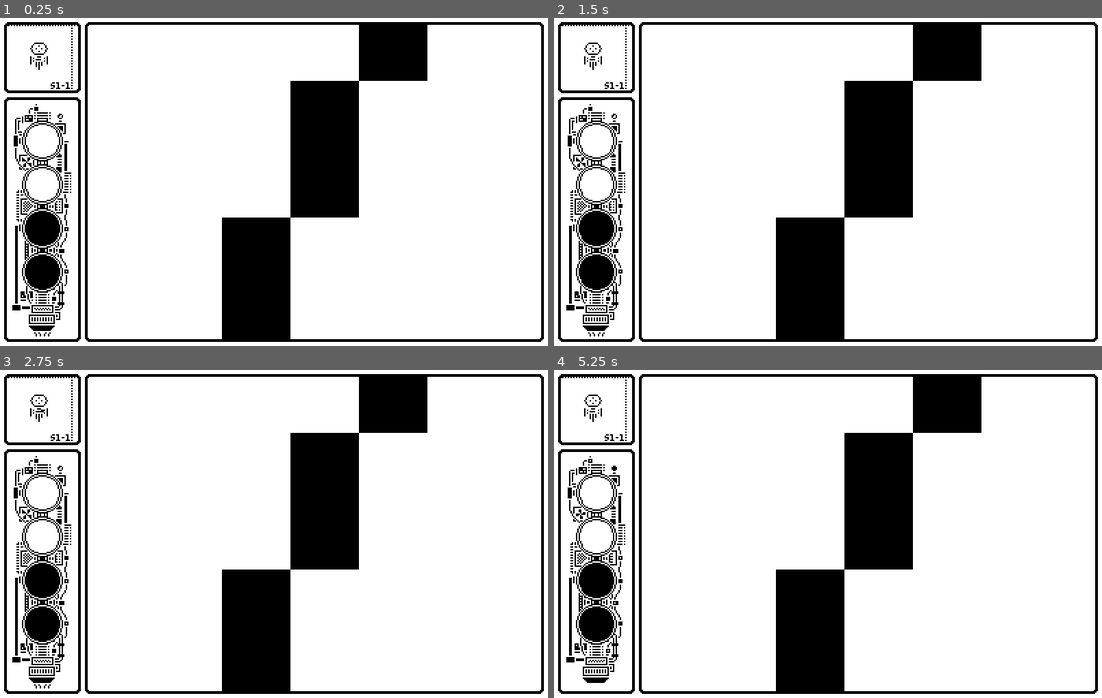
Above: before the commit, frames 1-4 (two rows, left to right).
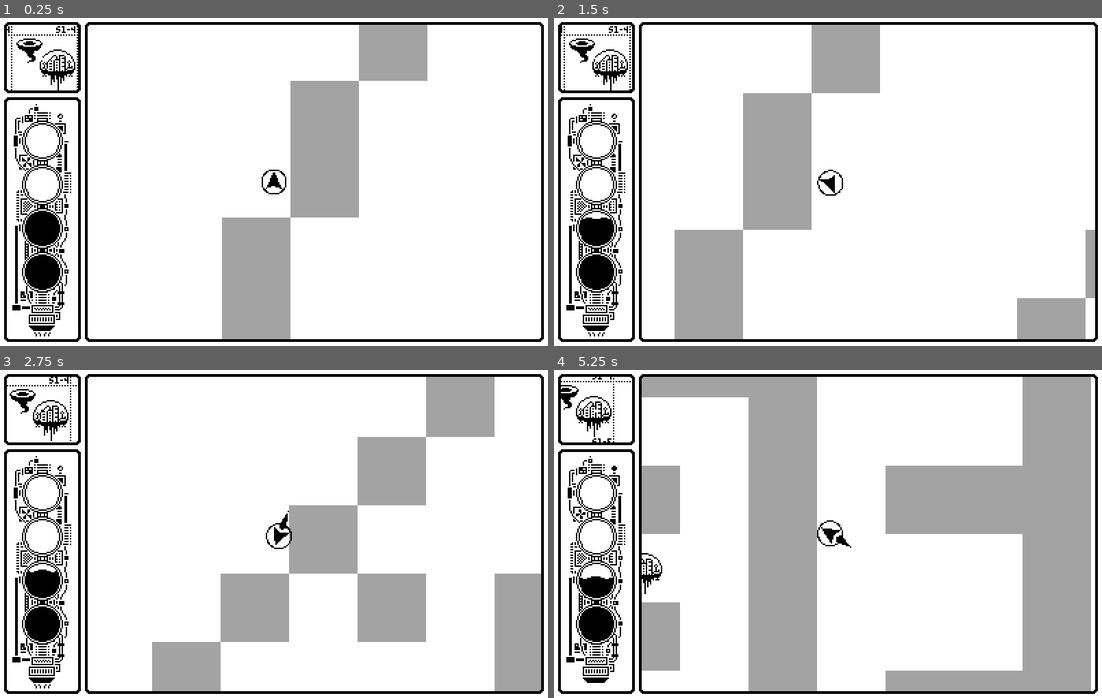
Above: after the commit, the same moments.

Repository: aqemery/voyage-home
Game: Godot game, scene res://root.tscn
Same seed, same stepped clock (60 frames per second), same inputs: the game is played once before the commit and once after it.
Inputs:
- Up to frame 1 (0.25 s): no input
- Up to frame 2 (1.5 s): hold Right (ui_right) 0.53-1.28 s; hold X (fire) 0.53-1.28 s; hold Left (ui_left) from 1.28 s (still down); tap X (fire) at 1.35 s
- Up to frame 3 (2.75 s): release Left (ui_left) at 2.03 s; hold Right (ui_right) from 2.03 s (still down); hold X (fire) from 2.03 s (still down)
- Up to frame 4 (5.25 s): release X (fire) at 2.78 s; tap X (fire) at 2.85, 4.35 s; release Right (ui_right) at 3.53 s; hold X (fire) 3.53-4.28 s; hold Left (ui_left) from 3.53 s (still down); hold X (fire) from 5.03 s (still down)

The runs differ from the first frame. In frame 1, 13% of the frame differs, in the area x 1-78%, y 2-98%; in frame 2, 26%; in frame 3, 25%; in frame 4, 44%, in the area x 1-98%, y 2-98%.
Error before the commit: Parse Error: Preload file "res://objects/bread_crumb.tscn" does not exist. (res://singletons/object_maker.gd:3)

Commit message:
add collisions

Diff:
--- a/emmiter.tscn
+++ /dev/null
@@ -1,136 +0,0 @@
-[gd_scene load_steps=18 format=3 uid="uid://dtjpe3yiqelvp"]
-
-[sub_resource type="RectangleShape2D" id="RectangleShape2D_4c1pv"]
-
-[sub_resource type="CompressedTexture2D" id="CompressedTexture2D_5lodn"]
-load_path = "res://.godot/imported/emmiter-all.png-fd6f2f330a299556220c4e9677519ec2.ctex"
-
-[sub_resource type="AtlasTexture" id="AtlasTexture_qs7te"]
-atlas = SubResource("CompressedTexture2D_5lodn")
-region = Rect2(0, 0, 20, 20)
-
-[sub_resource type="AtlasTexture" id="AtlasTexture_72l2y"]
-atlas = SubResource("CompressedTexture2D_5lodn")
-region = Rect2(20, 0, 20, 20)
-
-[sub_resource type="AtlasTexture" id="AtlasTexture_injps"]
-atlas = SubResource("CompressedTexture2D_5lodn")
-region = Rect2(40, 0, 20, 20)
-
-[sub_resource type="AtlasTexture" id="AtlasTexture_cju8n"]
-atlas = SubResource("CompressedTexture2D_5lodn")
-region = Rect2(60, 0, 20, 20)
-
-[sub_resource type="AtlasTexture" id="AtlasTexture_pq1wp"]
-atlas = SubResource("CompressedTexture2D_5lodn")
-region = Rect2(0, 0, 20, 20)
-
-[sub_resource type="AtlasTexture" id="AtlasTexture_s16d0"]
-atlas = SubResource("CompressedTexture2D_5lodn")
-region = Rect2(80, 0, 20, 20)
-
-[sub_resource type="AtlasTexture" id="AtlasTexture_4k652"]
-atlas = SubResource("CompressedTexture2D_5lodn")
-region = Rect2(100, 0, 20, 20)
-
-[sub_resource type="AtlasTexture" id="AtlasTexture_taphu"]
-atlas = SubResource("CompressedTexture2D_5lodn")
-region = Rect2(100, 0, 20, 20)
-
-[sub_resource type="AtlasTexture" id="AtlasTexture_7cj2c"]
-atlas = SubResource("CompressedTexture2D_5lodn")
-region = Rect2(80, 0, 20, 20)
-
-[sub_resource type="AtlasTexture" id="AtlasTexture_3lr63"]
-atlas = SubResource("CompressedTexture2D_5lodn")
-region = Rect2(60, 0, 20, 20)
-
-[sub_resource type="AtlasTexture" id="AtlasTexture_av744"]
-atlas = SubResource("CompressedTexture2D_5lodn")
-region = Rect2(100, 0, 20, 20)
-
-[sub_resource type="AtlasTexture" id="AtlasTexture_l4ioy"]
-atlas = SubResource("CompressedTexture2D_5lodn")
-region = Rect2(120, 0, 20, 20)
-
-[sub_resource type="AtlasTexture" id="AtlasTexture_k1h3t"]
-atlas = SubResource("CompressedTexture2D_5lodn")
-region = Rect2(140, 0, 20, 20)
-
-[sub_resource type="AtlasTexture" id="AtlasTexture_3oohy"]
-atlas = SubResource("CompressedTexture2D_5lodn")
-region = Rect2(160, 0, 20, 20)
-
-[sub_resource type="SpriteFrames" id="SpriteFrames_kwdxf"]
-animations = [{
-"frames": [{
-"duration": 1.0,
-"texture": SubResource("AtlasTexture_qs7te")
-}, {
-"duration": 1.0,
-"texture": SubResource("AtlasTexture_72l2y")
-}, {
-"duration": 1.0,
-"texture": SubResource("AtlasTexture_injps")
-}, {
-"duration": 1.0,
-"texture": SubResource("AtlasTexture_cju8n")
-}],
-"loop": true,
-"name": &"default",
-"speed": 5.0
-}, {
-"frames": [{
-"duration": 1.0,
-"texture": SubResource("AtlasTexture_pq1wp")
-}, {
-"duration": 1.0,
-"texture": SubResource("AtlasTexture_s16d0")
-}, {
-"duration": 1.0,
-"texture": SubResource("AtlasTexture_4k652")
-}],
-"loop": true,
-"name": &"rotate",
-"speed": 5.0
-}, {
-"frames": [{
-"duration": 1.0,
-"texture": SubResource("AtlasTexture_taphu")
-}, {
-"duration": 1.0,
-"texture": SubResource("AtlasTexture_7cj2c")
-}, {
-"duration": 1.0,
-"texture": SubResource("AtlasTexture_3lr63")
-}],
-"loop": true,
-"name": &"rotate_back",
-"speed": 5.0
-}, {
-"frames": [{
-"duration": 1.0,
-"texture": SubResource("AtlasTexture_av744")
-}, {
-"duration": 1.0,
-"texture": SubResource("AtlasTexture_l4ioy")
-}, {
-"duration": 1.0,
-"texture": SubResource("AtlasTexture_k1h3t")
-}, {
-"duration": 1.0,
-"texture": SubResource("AtlasTexture_3oohy")
-}],
-"loop": true,
-"name": &"square",
-"speed": 5.0
-}]
-
-[node name="emmiter" type="RigidBody2D"]
-
-[node name="CollisionShape2D" type="CollisionShape2D" parent="."]
-shape = SubResource("RectangleShape2D_4c1pv")
-
-[node name="AnimatedSprite2D" type="AnimatedSprite2D" parent="."]
-sprite_frames = SubResource("SpriteFrames_kwdxf")
-frame_progress = 0.796806
--- a/objects/home.tscn
+++ b/objects/city.tscn
@@ -38,7 +38,16 @@
 "speed": 4.0
 }]
 
-[node name="home" type="AnimatedSprite2D"]
+[sub_resource type="CircleShape2D" id="CircleShape2D_qr1rc"]
+radius = 15.0
+
+[node name="city" type="AnimatedSprite2D"]
 sprite_frames = SubResource("SpriteFrames_laaqn")
 autoplay = "default"
 frame_progress = 0.485311
+
+[node name="StaticBody2D" type="StaticBody2D" parent="." groups=["city", "refuel"]]
+
+[node name="CollisionShape2D" type="CollisionShape2D" parent="StaticBody2D"]
+position = Vector2(-1, -1)
+shape = SubResource("CircleShape2D_qr1rc")
--- a/objects/fuel_tank.gd
+++ b/objects/fuel_tank.gd
@@ -26,7 +26,7 @@
     for i in range(4):
         var f = fuel - i
 
-        var t:AnimatedSprite2D = tanks[i]
+        var t: AnimatedSprite2D = tanks[i]
         var a = str(int(max(min(5, f * 5), 0)))
 
         if t.animation != a:
@@ -49,9 +49,6 @@
             #t.play("0")
 
 
-
-
-
     ##var current_tank =
     #
     #tank_1.play(str(int(fuel)))
--- a/objects/gravity_well.tscn
+++ b/objects/gravity_well.tscn
@@ -1,10 +1,13 @@
-[gd_scene load_steps=4 format=3 uid="uid://bvmf1a2rfl5ok"]
+[gd_scene load_steps=5 format=3 uid="uid://bvmf1a2rfl5ok"]
 
 [ext_resource type="Script" path="res://objects/gravity_well.gd" id="1_3fef5"]
 [ext_resource type="PackedScene" uid="uid://ddhyaqvpyuxlr" path="res://objects/wormhole.tscn" id="2_k0x43"]
 
 [sub_resource type="CircleShape2D" id="CircleShape2D_xmchq"]
 radius = 90.0056
+
+[sub_resource type="CircleShape2D" id="CircleShape2D_o8keh"]
+radius = 5.0
 
 [node name="gravity_well" type="Area2D"]
 collision_layer = 0
@@ -22,3 +25,9 @@
 shape = SubResource("CircleShape2D_xmchq")
 
 [node name="wormhole" parent="." instance=ExtResource("2_k0x43")]
+position = Vector2(-1, 4)
+
+[node name="StaticBody2D" type="StaticBody2D" parent="." groups=["wormhole"]]
+
+[node name="CollisionShape2D" type="CollisionShape2D" parent="StaticBody2D"]
+shape = SubResource("CircleShape2D_o8keh")
--- a/objects/level.tscn
+++ b/objects/level.tscn
@@ -1,29 +1,22 @@
 [gd_scene load_steps=11 format=3 uid="uid://dhoyuwma1no8p"]
 
 [ext_resource type="Texture2D" uid="uid://dwqsryom40ky0" path="res://images/sectors.png" id="1_nsxt5"]
+[ext_resource type="PackedScene" uid="uid://jql6epjymvaq" path="res://sector_hazard/level_bounds.tscn" id="1_wvhr3"]
 [ext_resource type="PackedScene" uid="uid://bo5awully4anc" path="res://objects/ship.tscn" id="3_plpeq"]
 [ext_resource type="PackedScene" uid="uid://ddhyaqvpyuxlr" path="res://objects/wormhole.tscn" id="4_17cap"]
 [ext_resource type="PackedScene" uid="uid://bvmf1a2rfl5ok" path="res://objects/gravity_well.tscn" id="5_nr162"]
+[ext_resource type="PackedScene" uid="uid://df6h2p5lgbmqd" path="res://sector_hazard/enemy.tscn" id="6_153ee"]
+[ext_resource type="PackedScene" uid="uid://jtnqlgpyj3ve" path="res://sector_hazard/nebula.tscn" id="6_sqw2p"]
 [ext_resource type="PackedScene" uid="uid://cc6xhoijoxgjp" path="res://objects/gravity_push.tscn" id="7_4447a"]
-[ext_resource type="PackedScene" uid="uid://mkmkg6tdcxjf" path="res://objects/home.tscn" id="8_3j7t7"]
-
-[sub_resource type="SegmentShape2D" id="SegmentShape2D_d11w2"]
-b = Vector2(16854, 2.08165e-12)
-
-[sub_resource type="SegmentShape2D" id="SegmentShape2D_l5118"]
-b = Vector2(16854, 2.08165e-12)
-
-[sub_resource type="SegmentShape2D" id="SegmentShape2D_r77nm"]
-a = Vector2(2.08165e-12, 2.08165e-12)
-b = Vector2(2.08165e-12, 16854)
-
-[sub_resource type="SegmentShape2D" id="SegmentShape2D_mme05"]
-a = Vector2(2.08165e-12, 16854)
-b = Vector2(16854, 16854)
+[ext_resource type="PackedScene" uid="uid://mkmkg6tdcxjf" path="res://objects/city.tscn" id="8_3j7t7"]
+[ext_resource type="PackedScene" uid="uid://cwpug41afcile" path="res://sector_hazard/asteroid.tscn" id="8_5x2c6"]
 
 [node name="level" type="Node"]
 
+[node name="level_bounds" parent="." instance=ExtResource("1_wvhr3")]
+
 [node name="Sectors" type="Sprite2D" parent="."]
+modulate = Color(1, 1, 1, 0.360784)
 position = Vector2(-2550, -2600)
 scale = Vector2(50, 50)
 texture = ExtResource("1_nsxt5")
@@ -32,46 +25,113 @@
 [node name="Camera2D" type="Camera2D" parent="."]
 
 [node name="wormhole" parent="." instance=ExtResource("4_17cap")]
-position = Vector2(315, 85)
+position = Vector2(618, 294)
 frame_progress = 0.538346
-
-[node name="gravity_push" parent="." instance=ExtResource("7_4447a")]
-position = Vector2(3078, 12557)
-
-[node name="home" parent="." instance=ExtResource("8_3j7t7")]
-position = Vector2(4075, 13078)
-
-[node name="gravity_well" parent="." instance=ExtResource("5_nr162")]
-position = Vector2(707, 13566)
 
 [node name="ship" parent="." instance=ExtResource("3_plpeq")]
 position = Vector2(3538, 12874)
 
-[node name="StaticBody2D" type="StaticBody2D" parent="."]
-collision_layer = 7
-collision_mask = 7
+[node name="Ports" type="Node" parent="."]
 
-[node name="CollisionShape2D" type="CollisionShape2D" parent="StaticBody2D"]
-shape = SubResource("SegmentShape2D_d11w2")
-one_way_collision_margin = 0.0
+[node name="city5-1" parent="Ports" instance=ExtResource("8_3j7t7")]
+position = Vector2(13625, 3023)
 
-[node name="StaticBody2D2" type="StaticBody2D" parent="."]
-collision_layer = 7
-collision_mask = 7
+[node name="city2-0" parent="Ports" instance=ExtResource("8_3j7t7")]
+position = Vector2(6077, 1327)
 
-[node name="CollisionShape2D" type="CollisionShape2D" parent="StaticBody2D2"]
-shape = SubResource("SegmentShape2D_l5118")
+[node name="city2-3" parent="Ports" instance=ExtResource("8_3j7t7")]
+position = Vector2(5527, 8525)
 
-[node name="StaticBody2D3" type="StaticBody2D" parent="."]
-collision_layer = 7
-collision_mask = 7
+[node name="city1-5" parent="Ports" instance=ExtResource("8_3j7t7")]
+position = Vector2(4075, 13078)
 
-[node name="CollisionShape2D" type="CollisionShape2D" parent="StaticBody2D3"]
-shape = SubResource("SegmentShape2D_r77nm")
+[node name="city3-2" parent="Ports" instance=ExtResource("8_3j7t7")]
+position = Vector2(8425, 5826)
 
-[node name="StaticBody2D4" type="StaticBody2D" parent="."]
-collision_layer = 7
-collision_mask = 7
+[node name="s1-5" type="Node" parent="."]
 
-[node name="CollisionShape2D" type="CollisionShape2D" parent="StaticBody2D4"]
-shape = SubResource("SegmentShape2D_mme05")
+[node name="Nebulas" type="Node" parent="."]
+
+[node name="nebula5-3" parent="Nebulas" instance=ExtResource("6_sqw2p")]
+position = Vector2(12040, 7224)
+
+[node name="nebula6-3" parent="Nebulas" instance=ExtResource("6_sqw2p")]
+position = Vector2(9632, 7224)
+
+[node name="nebula4-3" parent="Nebulas" instance=ExtResource("6_sqw2p")]
+position = Vector2(14448, 7224)
+
+[node name="nebula3-3" parent="Nebulas" instance=ExtResource("6_sqw2p")]
+position = Vector2(7224, 7224)
+
+[node name="nebula1-2" parent="Nebulas" instance=ExtResource("6_sqw2p")]
+position = Vector2(2408, 4816)
+
+[node name="Asteroids" type="Node" parent="."]
+
+[node name="asteroid4-6" parent="Asteroids" instance=ExtResource("8_5x2c6")]
+position = Vector2(9632, 14448)
+
+[node name="asteroid5-6" parent="Asteroids" instance=ExtResource("8_5x2c6")]
+position = Vector2(12040, 14448)
+
+[node name="asteroid4-0" parent="Asteroids" instance=ExtResource("8_5x2c6")]
+position = Vector2(9632, 4.1633e-12)
+
+[node name="asteroid4-4" parent="Asteroids" instance=ExtResource("8_5x2c6")]
+position = Vector2(9632, 9632)
+
+[node name="asteroid4-5" parent="Asteroids" instance=ExtResource("8_5x2c6")]
+position = Vector2(9632, 12040)
+
+[node name="Enemies" type="Node" parent="."]
+
+[node name="enemy5-0" parent="Enemies" instance=ExtResource("6_153ee")]
+position = Vector2(12040, 0)
+
+[node name="enemy6-1" parent="Enemies" instance=ExtResource("6_153ee")]
+position = Vector2(14448, 2408)
+
+[node name="enemy6-2" parent="Enemies" instance=ExtResource("6_153ee")]
+position = Vector2(14448, 4816)
+
+[node name="enemy4-1" parent="Enemies" instance=ExtResource("6_153ee")]
+position = Vector2(9632, 2408)
+
+[node name="enemy3-1" parent="Enemies" instance=ExtResource("6_153ee")]
+position = Vector2(7224, 2408)
+
+[node name="enemy0-1" parent="Enemies" instance=ExtResource("6_153ee")]
+position = Vector2(2.08165e-12, 2408)
+
+[node name="enemy0-2" parent="Enemies" instance=ExtResource("6_153ee")]
+position = Vector2(0, 4816)
+
+[node name="enemy2-6" parent="Enemies" instance=ExtResource("6_153ee")]
+position = Vector2(4824, 14426)
+
+[node name="enemy6-4" parent="Enemies" instance=ExtResource("6_153ee")]
+position = Vector2(14448, 9632)
+
+[node name="enemy5-5" parent="Enemies" instance=ExtResource("6_153ee")]
+position = Vector2(12040, 12040)
+
+[node name="enemy5-6" parent="Enemies" instance=ExtResource("6_153ee")]
+position = Vector2(14448, 14448)
+
+[node name="wormholes" type="Node" parent="."]
+
+[node name="gravity_push2" parent="wormholes" instance=ExtResource("7_4447a")]
+position = Vector2(15932, 12714)
+
+[node name="gravity_well2" parent="wormholes" instance=ExtResource("5_nr162")]
+position = Vector2(14975, 570)
+
+[node name="gravity_push" parent="wormholes" instance=ExtResource("7_4447a")]
+position = Vector2(8427, 15488)
+
+[node name="gravity_push3" parent="wormholes" instance=ExtResource("7_4447a")]
+position = Vector2(3078, 12557)
+
+[node name="gravity_well" parent="wormholes" instance=ExtResource("5_nr162")]
+position = Vector2(732, 13688)
--- a/objects/ship.gd
+++ b/objects/ship.gd
@@ -23,14 +23,14 @@
 func _on_timeout():
     ObjectMaker.make_breadcrumb(global_position)
 
-func update_area(a:float):
+func update_area(a: float):
     area = a
     radius = area_to_radius(a)
     area_col.shape.radius = radius
     physics_col.shape.radius = radius
     queue_redraw()
 
-func update_radius(r:float):
+func update_radius(r: float):
     radius = r
     area = circle_area(radius)
     area_col.shape.radius = r
@@ -56,15 +56,6 @@
         queue_free()
 
 
-
-    #for area in get_overlapping_areas():
-        #if area.name == "bubble":
-            #suck(area)
-            #print("sucking")
-
-    for area:Bubble in get_overlapping_areas():
-         suck(area)
-
     # key down
     thrust = false
     queue_redraw()
@@ -75,27 +66,22 @@
     SignalManager.player_moved.emit(global_position)
 
 
-
-
-
-
-
 func fire():
-    print("fuel: ", FuelManager.fuel)
+    #print("fuel: ", FuelManager.fuel)
 
     # don't accelerate if max speed is reached
     if FuelManager.fuel >= 0:
         thrust = true
         FuelManager.fuel -= .002
-        rigid_body_2d.apply_central_impulse(Vector2(0,-5).rotated(rotation))
+        rigid_body_2d.apply_central_impulse(Vector2(0, -5).rotated(rotation))
 
-    if rigid_body_2d.linear_velocity.length() > max_speed:
-        thrust = false
-        FuelManager.fuel += .002
-        rigid_body_2d.linear_velocity = rigid_body_2d.linear_velocity.normalized() * (max_speed-1)
-
-    if rigid_body_2d.linear_velocity.length() >= max_speed-2:
-        thrust = false
+    #if rigid_body_2d.linear_velocity.length() > max_speed:
+        #thrust = false
+        #FuelManager.fuel += .002
+        #rigid_body_2d.linear_velocity = rigid_body_2d.linear_velocity.normalized() * (max_speed - 1)
+    #
+    #if rigid_body_2d.linear_velocity.length() >= max_speed - 2:
+        #thrust = false
 
 
 func suck(other):
@@ -111,40 +97,41 @@
         if other_radius < other.radius:
             other.update_radius(other_radius)
 
-func circle_area(r:float):
+func circle_area(r: float):
     return PI * r * r
 
-func area_to_radius(a:float):
-    return sqrt(a/PI)
+func area_to_radius(a: float):
+    return sqrt(a / PI)
 #
 func _draw():
     #draw_circle(center, circle.radius, Color.BLACK)
     #draw_circle(position, circle.radius, Color.BLACK)
-    draw_arc(Vector2.ZERO, area_col.shape.radius, 0, 2*PI, 45, Color.BLACK, 1)
+    draw_arc(Vector2.ZERO, area_col.shape.radius, 0, 2 * PI, 45, Color.BLACK, 1)
     # draw a trangle
     draw_colored_polygon([
-        Vector2(0, -area_col.shape.radius+1),
-        Vector2(-area_col.shape.radius+3, area_col.shape.radius -4),
-        Vector2(0, area_col.shape.radius -6),
-        Vector2(area_col.shape.radius -3, area_col.shape.radius -4),
+        Vector2(0, -area_col.shape.radius + 1),
+        Vector2(-area_col.shape.radius + 3, area_col.shape.radius - 4),
+        Vector2(0, area_col.shape.radius - 6),
+        Vector2(area_col.shape.radius - 3, area_col.shape.radius - 4),
 
     ], Color.BLACK)
-    #
-    #
 
     if thrust:
         draw_colored_polygon([
             Vector2(0, 5),
             Vector2(3, 7),
-            Vector2(0,20),
-            Vector2(-3,7),
+            Vector2(0, 20),
+            Vector2(-3, 7),
         ], Color.BLACK)
 
 
+func _on_rigid_body_2d_body_entered(body):
+    for g in body.get_groups():
+        if "_root" in g:
+            continue
+        SignalManager.player_hit.emit(g, global_position.x, global_position.y)
+        #prints("hit something", g)
 
-func _on_rigid_body_2d_body_entered(body):
-    suck(body)
-    print("body entered")
 
 
 func _on_timer_timeout():
--- a/objects/ship.tscn
+++ b/objects/ship.tscn
@@ -21,6 +21,9 @@
 [node name="RigidBody2D" type="RigidBody2D" parent="."]
 collision_layer = 2
 can_sleep = false
+continuous_cd = 1
+max_contacts_reported = 1
+contact_monitor = true
 
 [node name="physics_col" type="CollisionShape2D" parent="RigidBody2D"]
 shape = SubResource("CircleShape2D_x7bg3")
--- a/project.godot
+++ b/project.godot
@@ -40,6 +40,10 @@
 ]
 }
 
+[layer_names]
+
+2d_physics/layer_2="ship"
+
 [physics]
 
 2d/default_gravity=2.08165e-12
--- /dev/null
+++ b/sector_hazard/asteroid.tscn
@@ -0,0 +1,11 @@
+[gd_scene load_steps=2 format=3 uid="uid://cwpug41afcile"]
+
+[sub_resource type="RectangleShape2D" id="RectangleShape2D_ahktw"]
+size = Vector2(2408, 2408)
+
+[node name="asteroid" type="StaticBody2D" groups=["asteroid"]]
+
+[node name="asteroid_shape" type="CollisionShape2D" parent="."]
+position = Vector2(1204, 1204)
+shape = SubResource("RectangleShape2D_ahktw")
+debug_color = Color(0.686275, 0.501961, 0, 0.419608)
--- /dev/null
+++ b/sector_hazard/enemy.tscn
@@ -0,0 +1,11 @@
+[gd_scene load_steps=2 format=3 uid="uid://df6h2p5lgbmqd"]
+
+[sub_resource type="RectangleShape2D" id="RectangleShape2D_ahktw"]
+size = Vector2(2408, 2408)
+
+[node name="enemy" type="StaticBody2D" groups=["enemy"]]
+
+[node name="enemy_shape" type="CollisionShape2D" parent="."]
+position = Vector2(1204, 1204)
+shape = SubResource("RectangleShape2D_ahktw")
+debug_color = Color(0.984314, 0, 0.32549, 0.419608)
--- /dev/null
+++ b/sector_hazard/level_bounds.gd
@@ -0,0 +1,11 @@
+extends Node
+
+
+# Called when the node enters the scene tree for the first time.
+func _ready():
+    pass # Replace with function body.
+
+
+# Called every frame. 'delta' is the elapsed time since the previous frame.
+func _process(delta):
+    pass
--- /dev/null
+++ b/sector_hazard/level_bounds.tscn
@@ -0,0 +1,47 @@
+[gd_scene load_steps=5 format=3 uid="uid://jql6epjymvaq"]
+
+[sub_resource type="SegmentShape2D" id="SegmentShape2D_d11w2"]
+b = Vector2(16854, 2.08165e-12)
+
+[sub_resource type="SegmentShape2D" id="SegmentShape2D_l5118"]
+a = Vector2(16854, 2.08165e-12)
+b = Vector2(16854, 16854)
+
+[sub_resource type="SegmentShape2D" id="SegmentShape2D_r77nm"]
+a = Vector2(2.08165e-12, 2.08165e-12)
+b = Vector2(2.08165e-12, 16854)
+
+[sub_resource type="SegmentShape2D" id="SegmentShape2D_mme05"]
+a = Vector2(2.08165e-12, 16854)
+b = Vector2(16854, 16854)
+
+[node name="level_bounds" type="Node" groups=["wall"]]
+
+[node name="StaticBody2D" type="StaticBody2D" parent="." groups=["wall"]]
+collision_layer = 7
+collision_mask = 7
+
+[node name="CollisionShape2D" type="CollisionShape2D" parent="StaticBody2D"]
+shape = SubResource("SegmentShape2D_d11w2")
+one_way_collision_margin = 0.0
+
+[node name="StaticBody2D2" type="StaticBody2D" parent="." groups=["wall"]]
+collision_layer = 7
+collision_mask = 7
+
+[node name="CollisionShape2D" type="CollisionShape2D" parent="StaticBody2D2"]
+shape = SubResource("SegmentShape2D_l5118")
+
+[node name="StaticBody2D3" type="StaticBody2D" parent="." groups=["wall"]]
+collision_layer = 7
+collision_mask = 7
+
+[node name="CollisionShape2D" type="CollisionShape2D" parent="StaticBody2D3"]
+shape = SubResource("SegmentShape2D_r77nm")
+
+[node name="StaticBody2D4" type="StaticBody2D" parent="." groups=["wall"]]
+collision_layer = 7
+collision_mask = 7
+
+[node name="CollisionShape2D" type="CollisionShape2D" parent="StaticBody2D4"]
+shape = SubResource("SegmentShape2D_mme05")
--- /dev/null
+++ b/sector_hazard/nebula.tscn
@@ -0,0 +1,11 @@
+[gd_scene load_steps=2 format=3 uid="uid://jtnqlgpyj3ve"]
+
+[sub_resource type="RectangleShape2D" id="RectangleShape2D_ahktw"]
+size = Vector2(2408, 2408)
+
+[node name="nebula" type="StaticBody2D" groups=["nebula"]]
+
+[node name="nebula_shape" type="CollisionShape2D" parent="."]
+position = Vector2(1204, 1204)
+shape = SubResource("RectangleShape2D_ahktw")
+debug_color = Color(0.772549, 0.176471, 0.976471, 0.419608)
--- a/singletons/fuel_manager.gd
+++ b/singletons/fuel_manager.gd
@@ -2,3 +2,16 @@
 class_name fuel_manager
 
 var fuel = 2
+var fuel_can_warn = true
+
+func _ready():
+    SignalManager.refuel.connect(refuel)
+
+func _physics_process(delta):
+    if fuel_can_warn and fuel < 1:
+        SignalManager.low_fuel.emit()
+        fuel_can_warn = false
+
+func refuel():
+    fuel = 4
+    fuel_can_warn = true
--- a/singletons/object_maker.gd
+++ b/singletons/object_maker.gd
@@ -1,15 +1,7 @@
 extends Node
-
-const CRUM = preload ("res://objects/bread_crumb.tscn")
 
 func add_deferred(scene):
     get_tree().root.add_child(scene)
 
 func call_add_child(scene):
     call_deferred("add_deferred", scene)
-
-func make_breadcrumb(pos):
-    var b = CRUM.instantiate()
-    b.global_position = pos
-    call_add_child(b)
-    print("crumb")
--- a/singletons/signal_manager.gd
+++ b/singletons/signal_manager.gd
@@ -1,13 +1,50 @@
 extends Node
 
-signal player_moved(x,y)
+signal player_moved(x, y)
+signal player_hit(group, x, y)
+signal asteroid_hit(x, y)
+signal enemy_hit(x, y)
+signal refuel_hit(x, y)
+signal wall_hit(x, y)
+signal low_fuel
+signal refuel
+
+
+
 
 
 # Called when the node enters the scene tree for the first time.
-#func _ready():
+func _ready():
+    player_hit.connect(print_hit)
+    low_fuel.connect(print_low_fuel)
+
     #pass # Replace with function body.
 #
 #
 ## Called every frame. 'delta' is the elapsed time since the previous frame.
 #func _process(delta):
     #pass
+
+func print_hit(group, x, y):
+    prints("ship hit", group, "at", x, y)
+    match group:
+        "asteroid":
+            print("asteroid hit")
+        "enemy":
+            print("enemy hit")
+        "nebula":
+            print("nebula hit")
+        "refuel":
+            print("refuel hit")
+            refuel.emit()
+        "player":
+            print("player hit")
+        "wall":
+            print("wall hit")
+        "wormhole":
+            print("wormhole hit")
+
+    pass
+
+func print_low_fuel():
+    print("low fuel!")
Binary file removed: absorber.aseprite
Not shown: 1 places in objects/city.tscn that only renumber resources
Binary file removed: square_emitter.aseprite
